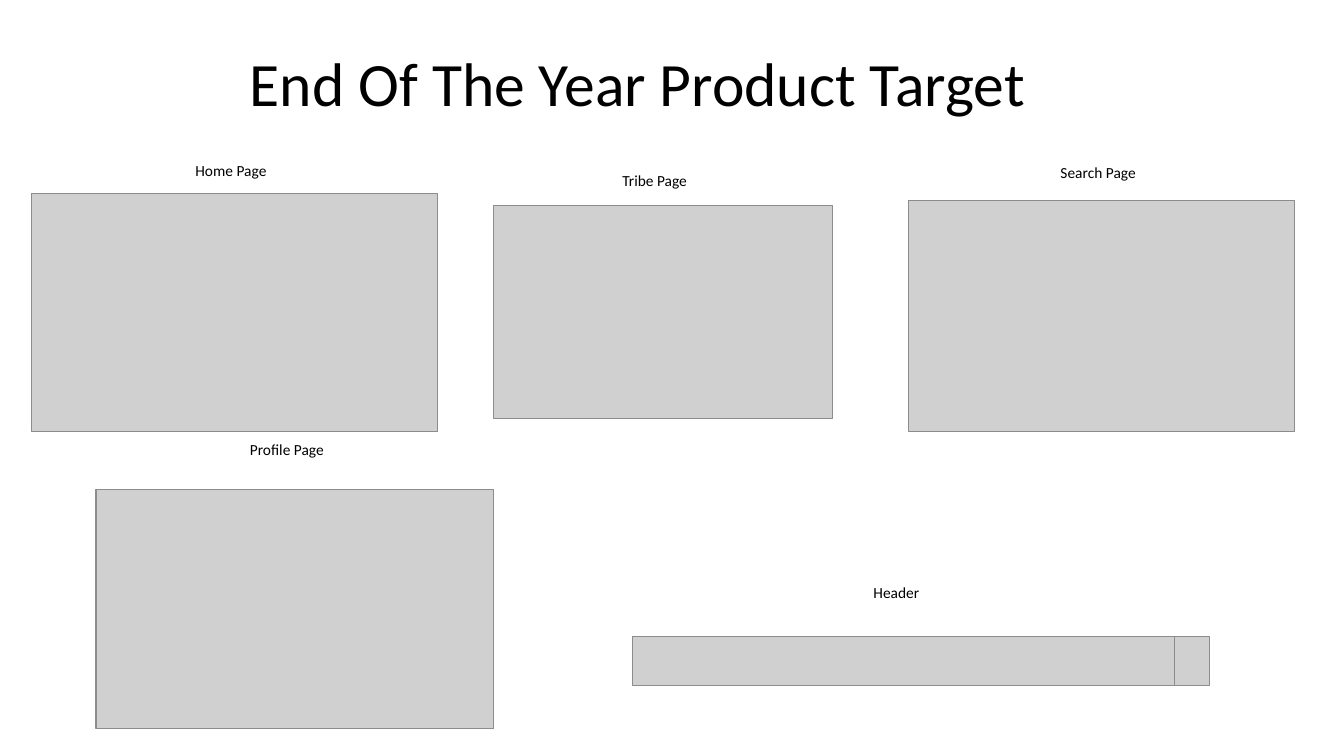
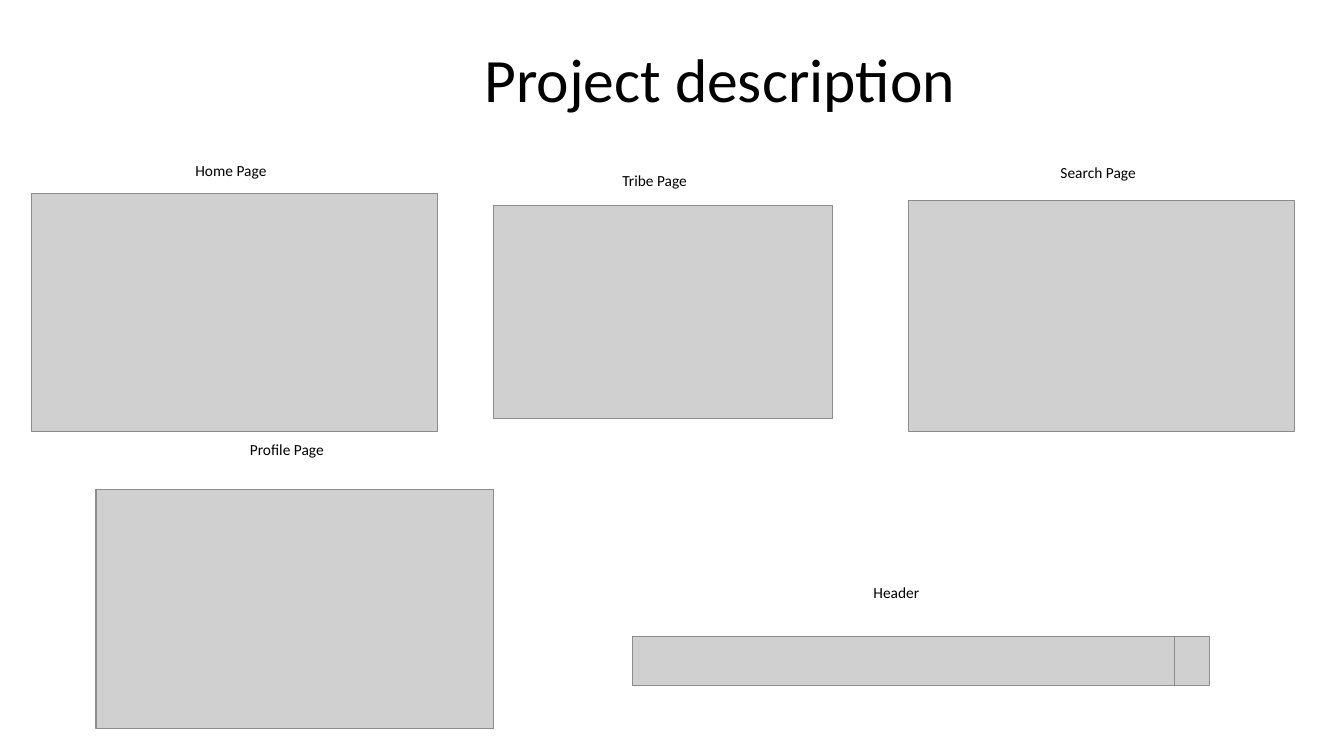
Before and after one commit to AjayaRai/bro-online, a slide deck: slide 3 of MVP/MVP Presentation.pptx (slide 4 before the commit). Drawn at 1344x756 pixels with LibreOffice and Linux fonts; fonts in the diff are those of the drawing; grey boxes stand for pictures. Boxes give left, top, right and bottom in pixels: in the first picture for what was removed or moved away, otherwise in the second. Text is boxed around its words. In the diff, an @@ line names an element or a change of style, - is before the commit and + after.

```diff
--- a/MVP/MVP Presentation.pptx
+++ b/MVP/MVP Presentation.pptx
@@ title at (484, 59, 955, 113): text changed @@
-End Of The Year Product Target
+Project description
```
Also in this commit, not shown: 4 slides removed, 8 other files.
